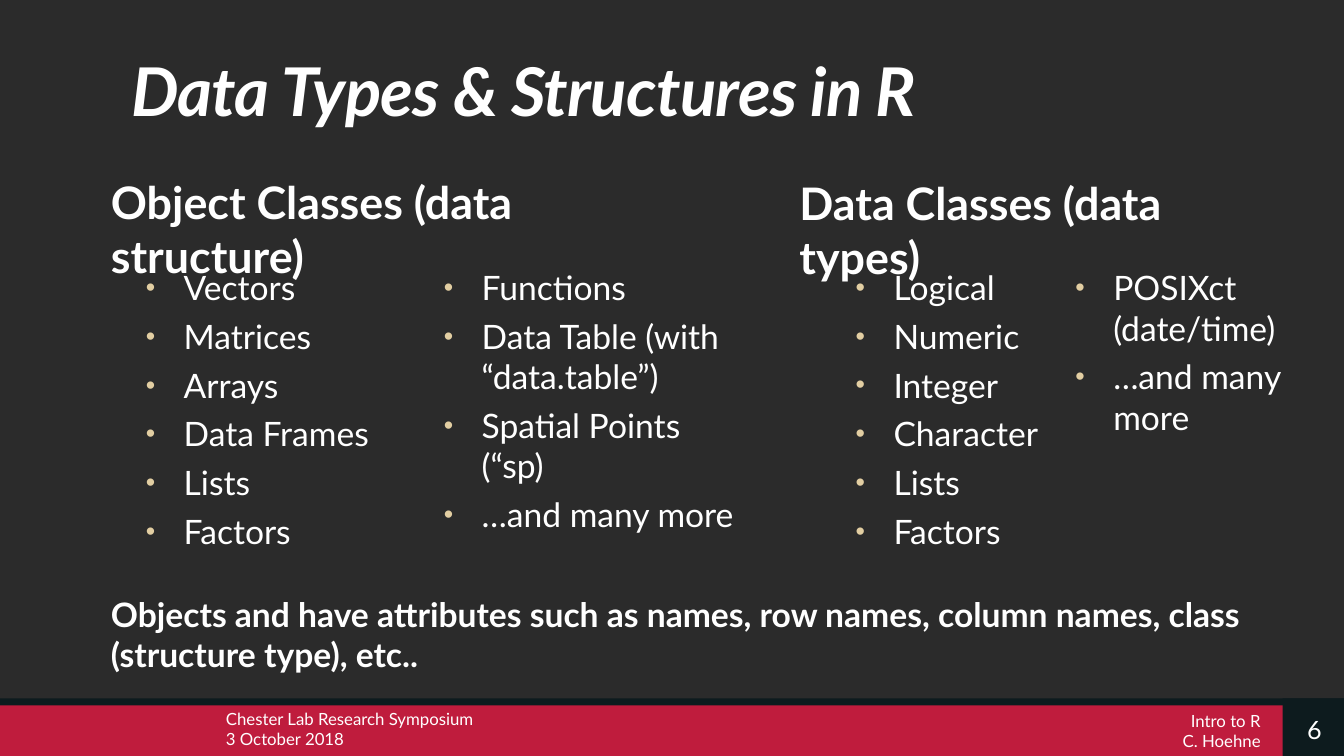
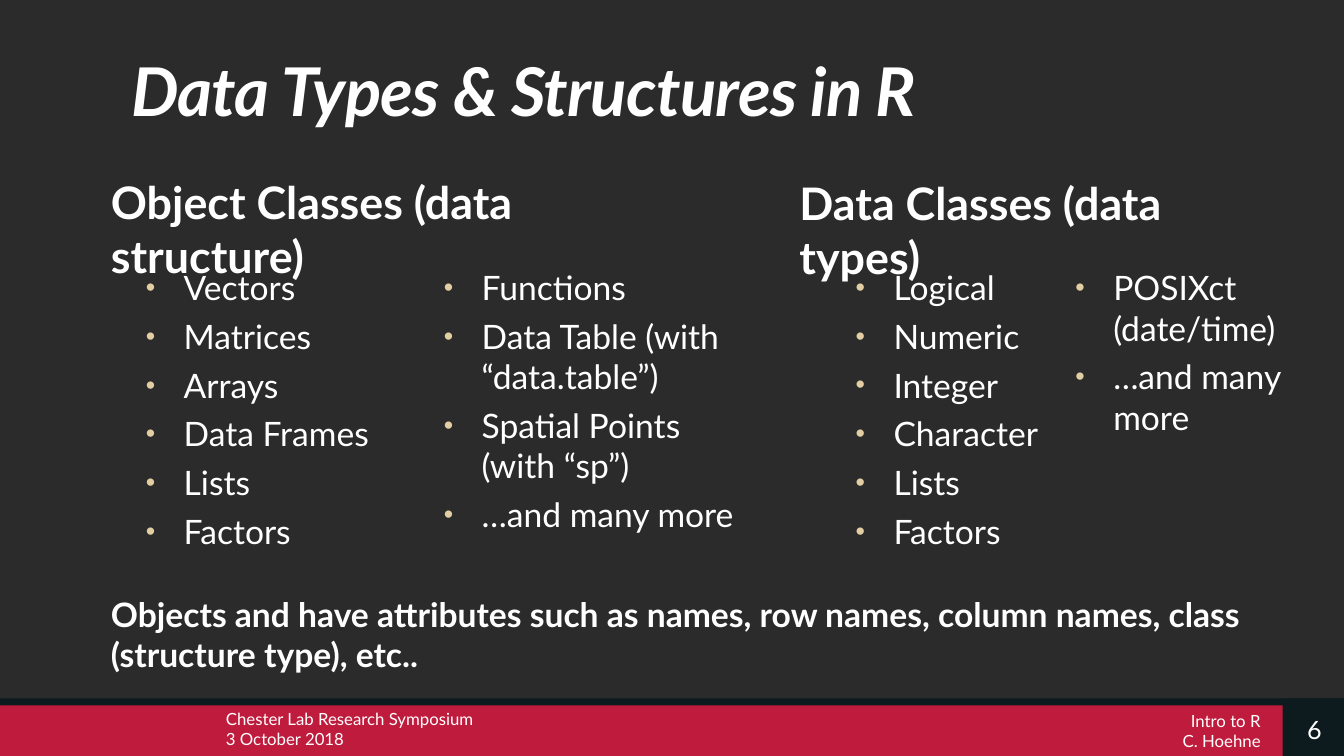
Before and after one commit to cghoehne/chester-lab-R-tutorial, a slide deck: slide 6 of intro-to-R.pptx. Drawn at 1344x756 pixels with LibreOffice and Linux fonts; fonts in the diff are those of the drawing; background and template pictures are left out; a plain dark background stands for a picture behind light text. Boxes give left, top, right and bottom in pixels: in the first picture for what was removed or moved away, otherwise in the second. Text is boxed around its words. In the diff, an @@ line names an element or a change of style, - is before the commit and + after.

```diff
--- a/intro-to-R.pptx
+++ b/intro-to-R.pptx
@@ text at [482,413,681,484]: text changed @@
-• Spatial Points (“sp)
+• Spatial Points (with “sp”)
```
Also in this commit, not shown: 7 other slides changed, 1 other file.
